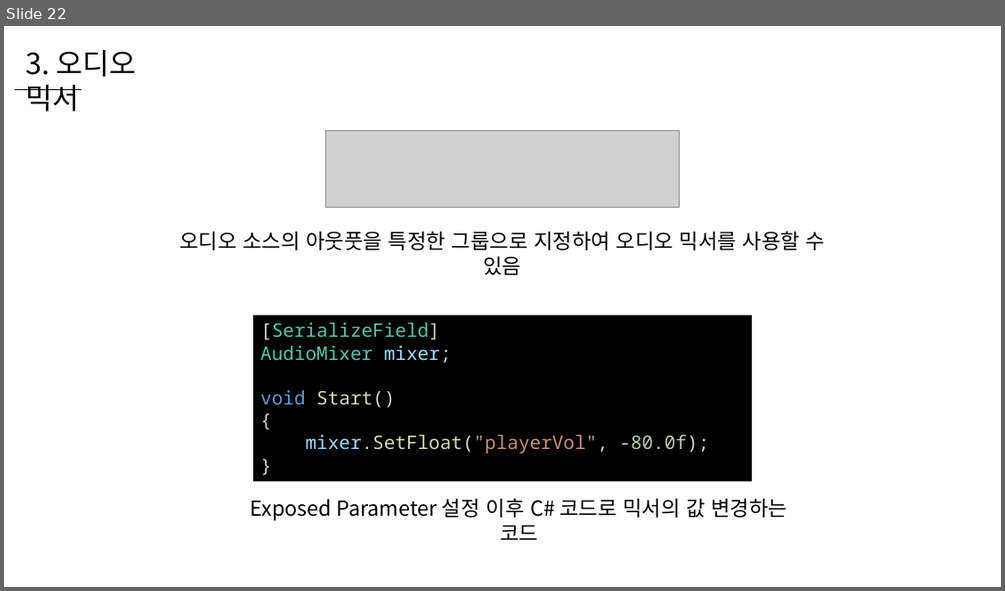
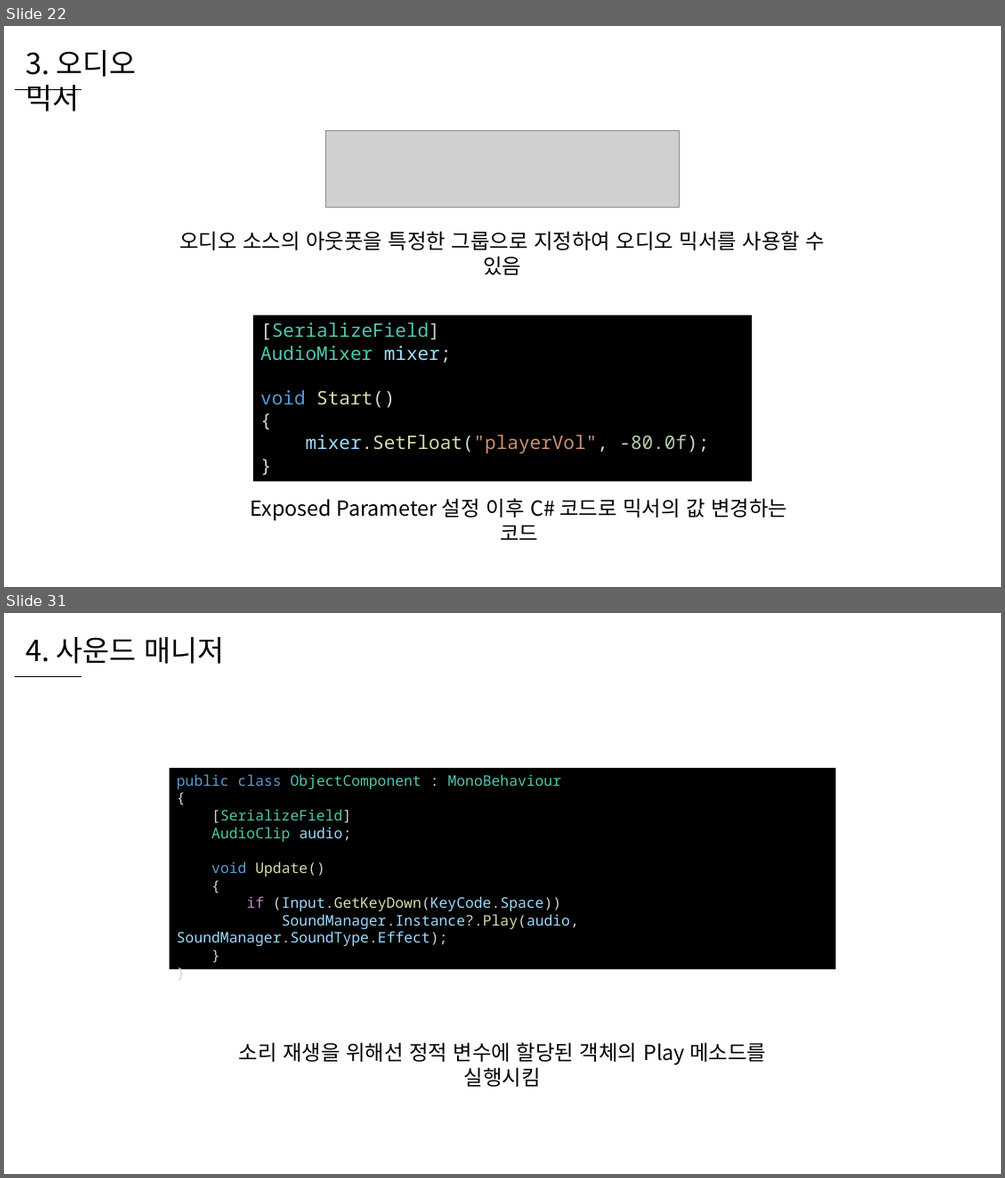
Before and after one commit to WooLyung/2022-Unity-Lecture, a slide deck: 1 - 소리.pptx. Shown one above the other, each under a label of ours: slide 22 before the commit, slides 22 and 31 after it; the slides between them are not shown. The pictures are 1005x591 and 1005x1178 pixels, drawn with LibreOffice and Linux fonts; fonts in the diff are those of the drawing; grey boxes stand for pictures. Boxes give left, top, right and bottom in pixels: in the first picture for what was removed or moved away, otherwise in the second. Text is boxed around its words. In the diff, an @@ line names an element or a change of style, - is before the commit and + after.

Commit message:
add 1 - sound ppt

```diff
--- a/1 - 소리.pptx
+++ b/1 - 소리.pptx
@@ slide 31 added at (4,613,1001,1174), background #FFFFFF @@
@@ text added at (25,637,225,664), 28 pt, text #000000 @@
+4. 사운드 매니저
@@ line added from (15, 676) to (81, 676), #000000 0.5 pt @@
@@ rectangle added at (170,768,835,969), fill #000000, 14 pt, text #9CDCFE @@
+public class ObjectComponent : MonoBehaviour
+{
+[SerializeField]
+AudioClip audio;
+void Update()
+{
+if (Input.GetKeyDown(KeyCode.Space))
+SoundManager.Instance?.Play(audio, SoundManager.SoundType.Effect);
+}
+}
@@ text added at (239,1042,766,1086), 20 pt, text #000000 @@
+소리 재생을 위해선 정적 변수에 할당된 객체의 Play 메소드를 실행시킴
```
Also in this commit, not shown: 3 slides changed, 6 other slides added, 8 other files.
